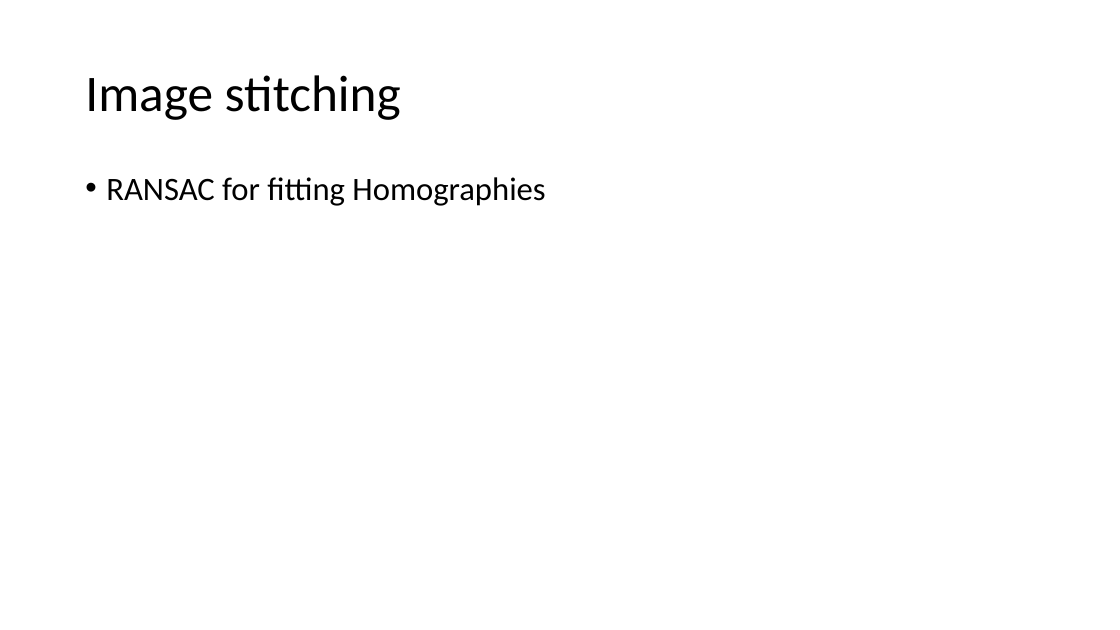
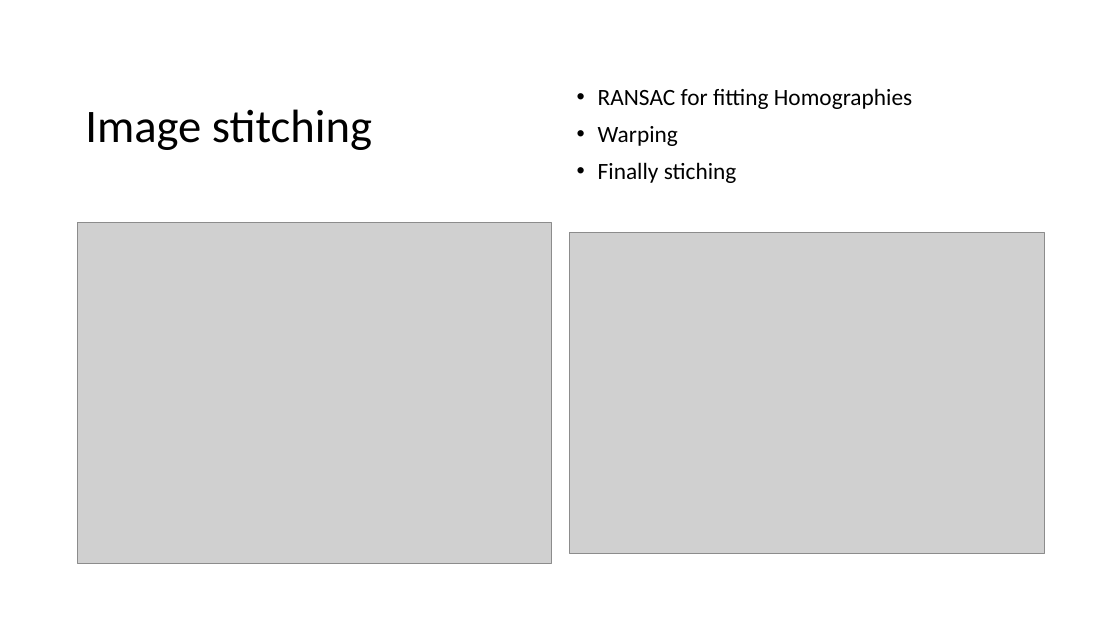
Before and after one commit to gitglob/02504-Computer-Vision, a slide deck: slide 10 of exam/presentation.pptx. Drawn at 1120x630 pixels with LibreOffice and Linux fonts; fonts in the diff are those of the drawing; grey boxes stand for pictures. Boxes give left, top, right and bottom in pixels: in the first picture for what was removed or moved away, otherwise in the second. Text is boxed around its words. In the diff, an @@ line names an element or a change of style, - is before the commit and + after.

```diff
--- a/exam/presentation.pptx
+++ b/exam/presentation.pptx
@@ title "Image stitching" moved from (x1=85, y1=75, x2=401, y2=120) to (x1=85, y1=109, x2=372, y2=150) @@
@@ title "Image stitching" at (x1=85, y1=109, x2=372, y2=150): size 44 to 40 pt @@
@@ text "RANSAC for fitting Homographies" moved from (x1=106, y1=177, x2=545, y2=206) to (x1=598, y1=88, x2=912, y2=183) @@
@@ text "RANSAC for fitting Homographies" at (x1=598, y1=88, x2=912, y2=183): vertical alignment top to middle @@
@@ text at (x1=598, y1=88, x2=912, y2=109): size 28 to 20 pt in "RANSAC for fitting Homographies" @@
@@ text at (x1=598, y1=126, x2=737, y2=183): paragraphs added @@
+• Warping
+• Finally stiching
@@ picture added at (x1=77, y1=223, x2=551, y2=564) @@
@@ picture added at (x1=570, y1=233, x2=1044, y2=553) @@
```
Also in this commit, not shown: 2 other files.
